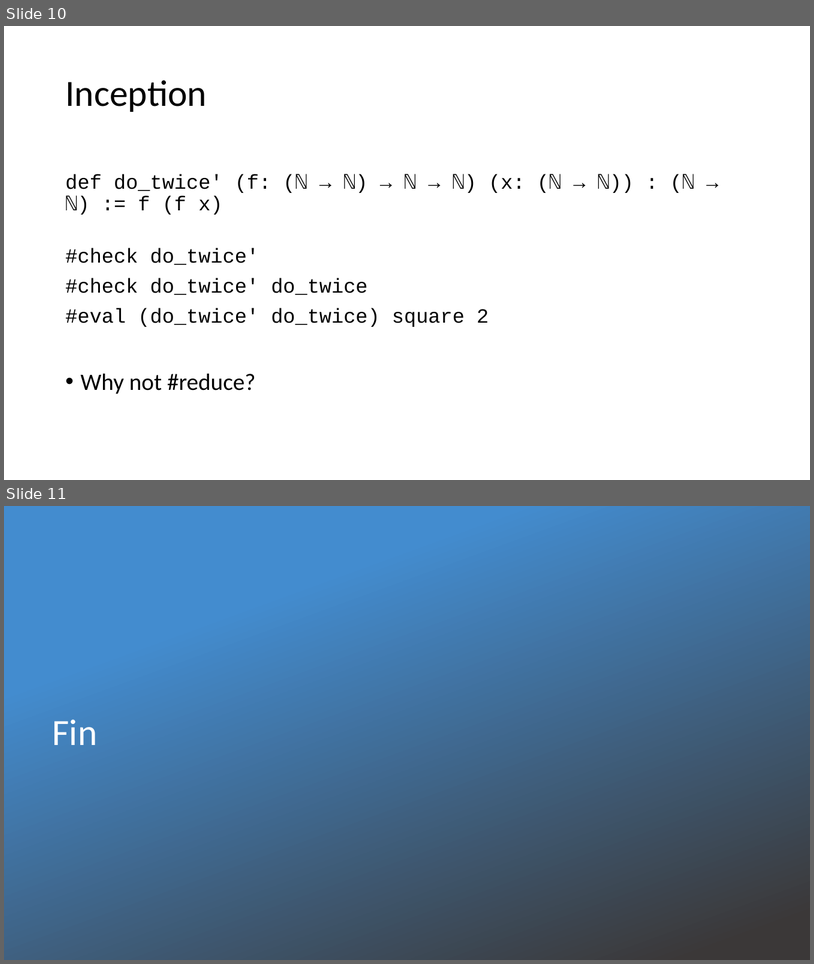
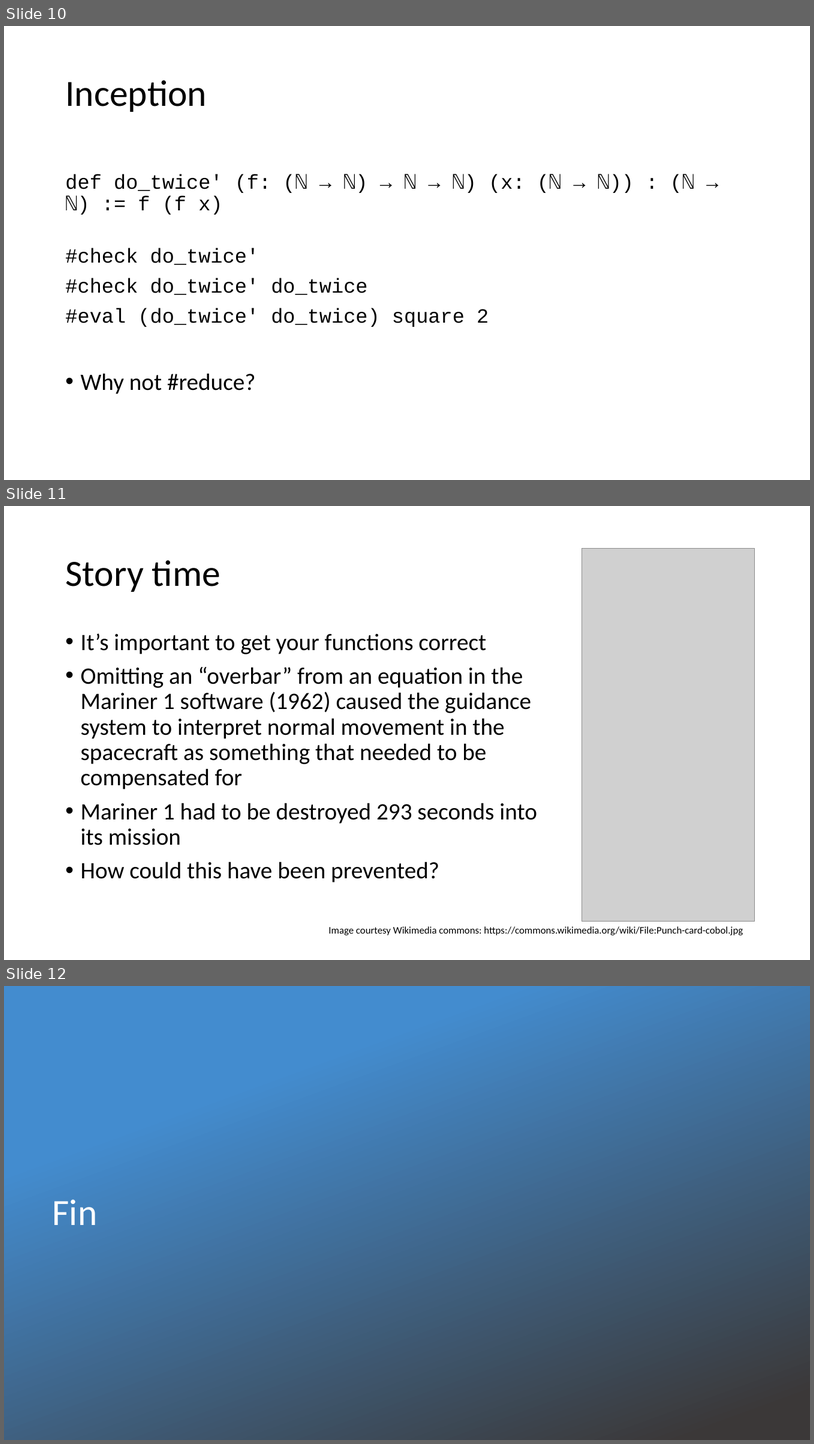
Before and after one commit to kevinsullivan/cs-dm, a slide deck: 05_Functions/Functions.pptx. Shown one above the other, each under a label of ours: slides 10 and 11 before the commit, slides 10, 11 and 12 after it. The pictures are 814x964 and 814x1444 pixels, drawn with LibreOffice and Linux fonts; fonts in the diff are those of the drawing; grey boxes stand for pictures; background and template pictures are left out; a plain dark background stands for a picture behind light text. Boxes give left, top, right and bottom in pixels: in the first picture for what was removed or moved away, otherwise in the second. Text is boxed around its words. In the diff, an @@ line names an element or a change of style, - is before the commit and + after.

Commit message:
Tweaked slides and disjunction material

```diff
--- a/05_Functions/Functions.pptx
+++ b/05_Functions/Functions.pptx
@@ slide 11 added at box(4, 506, 810, 960), background #FFFFFF @@
@@ picture added at box(582, 549, 755, 921) @@
@@ title added at box(65, 560, 221, 592), 44 pt, text #000000 @@
+Story time
@@ text added at box(81, 633, 537, 882), 28 pt, text #000000 @@
+• It’s important to get your functions correct
+• Omitting an “overbar” from an equation in the Mariner 1 software (1962) caused the guidance system to interpret normal movement in the spacecraft as something that needed to be compensated for
+• Mariner 1 had to be destroyed 293 seconds into its mission
+• How could this have been prevented?
@@ text added at box(329, 926, 743, 935), 12 pt, text #000000 @@
+Image courtesy Wikimedia commons: https://commons.wikimedia.org/wiki/File:Punch-card-cobol.jpg
@@ what was slide 11 is now slide 12 @@
```
Also in this commit, not shown: 1 other file.
